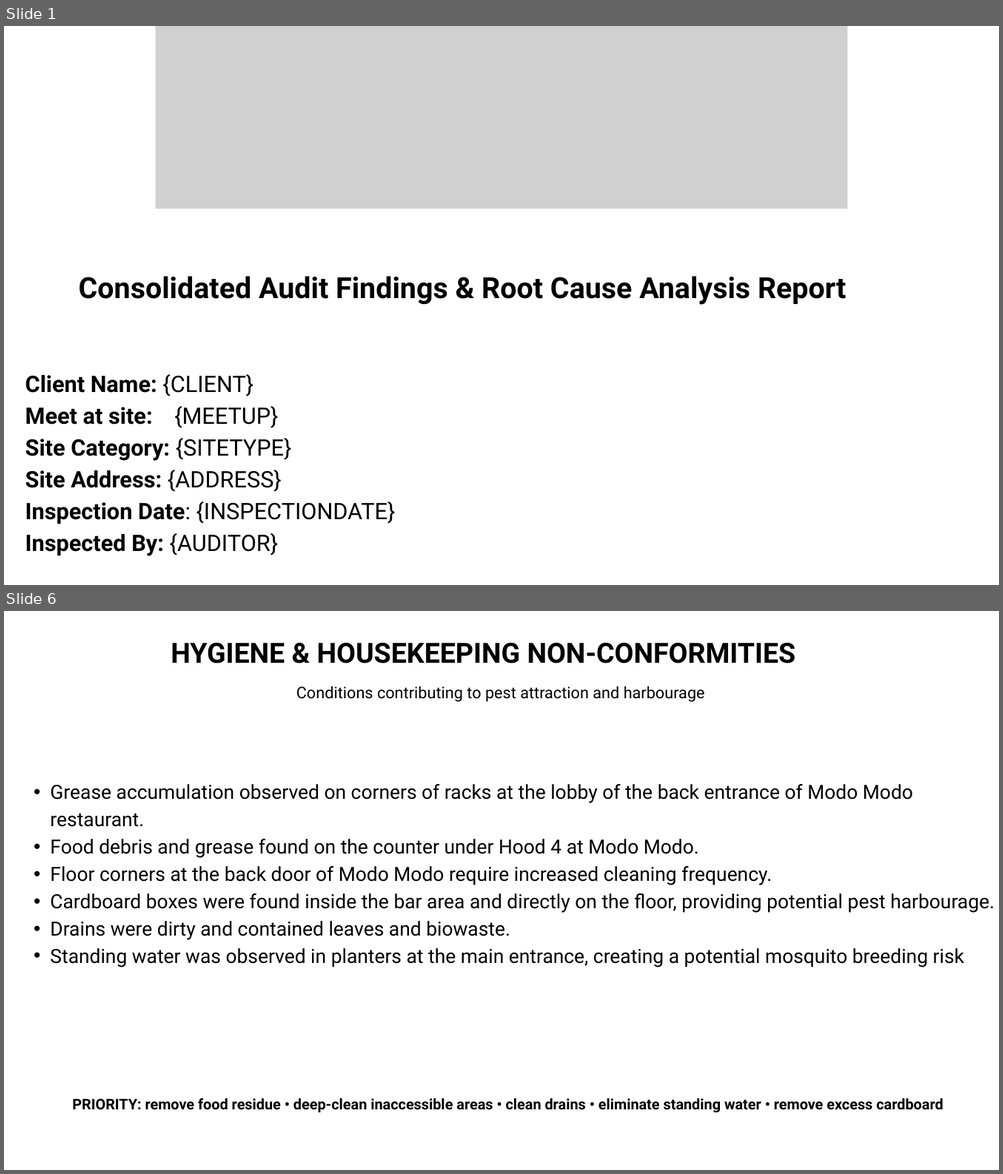
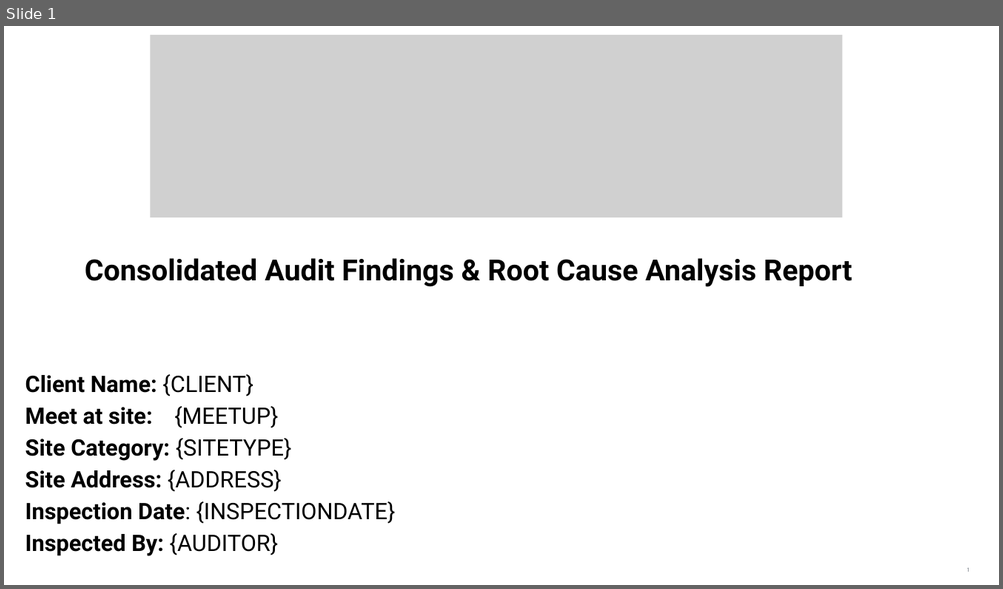
Before and after one commit to epcorn/Pestxz, a slide deck: tmp/client.pptx. Shown one above the other, each under a label of ours: slides 1 and 6 before the commit, slide 1 after it; the slides between them are not shown. The pictures are 1003x1174 and 1003x589 pixels, drawn with LibreOffice and Linux fonts; fonts in the diff are those of the drawing; grey boxes stand for pictures. Boxes give left, top, right and bottom in pixels: in the first picture for what was removed or moved away, otherwise in the second. Text is boxed around its words. In the diff, an @@ line names an element or a change of style, - is before the commit and + after.

```diff
--- a/tmp/client.pptx
+++ b/tmp/client.pptx
@@ slide 6 removed at [4,611,999,1170], background #FFFFFF @@
@@ text removed at [170,643,796,664] @@
-HYGIENE & HOUSEKEEPING NON-CONFORMITIES
@@ text removed at [296,686,705,702] @@
-Conditions contributing to pest attraction and harbourage
@@ text removed at [50,784,994,968] @@
-  • Grease accumulation observed on corners of racks at the lobby of the back entrance of Modo Modo restaurant.
-  • Food debris and grease found on the counter under Hood 4 at Modo Modo.
-  • Floor corners at the back door of Modo Modo require increased cleaning frequency.
-  • Cardboard boxes were found inside the bar area and directly on the floor, providing potential pest harbourage.
-  • Drains were dirty and contained leaves and biowaste.
-  • Standing water was observed in planters at the main entrance, creating a potential mosquito breeding risk
@@ text removed at [72,1099,942,1113] @@
-PRIORITY: remove food residue • deep-clean inaccessible areas • clean drains • eliminate standing water • remove excess cardboard
@@ slide 1 changed as well @@
@@ picture: place and size @@
-picture at [155,26,847,209]
+picture at [151,35,842,218]
@@ text "Consolidated Audit Findings & Root ...": place and size @@
-text "Consolidated Audit Findings & Root ..." at [79,276,845,305]
+text "Consolidated Audit Findings & Root ..." at [85,258,851,287]
```
Also in this commit, not shown: 3 other slides changed, 11 slides added, 10 other slides removed, 3 other files.
